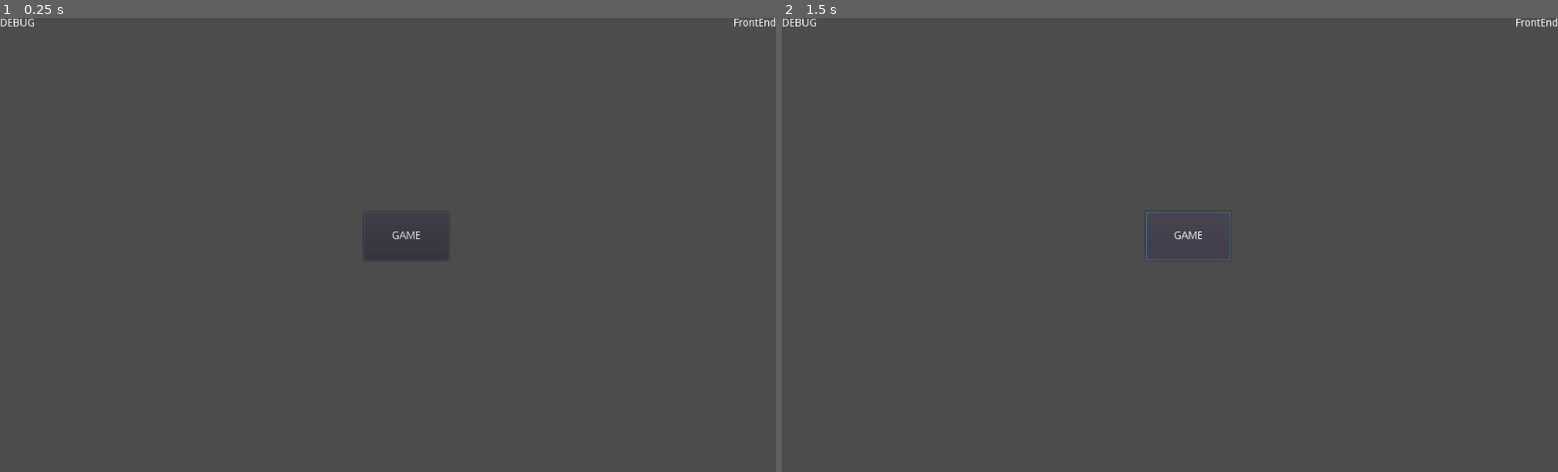
Above: before the commit, frames 1-2 (left to right).
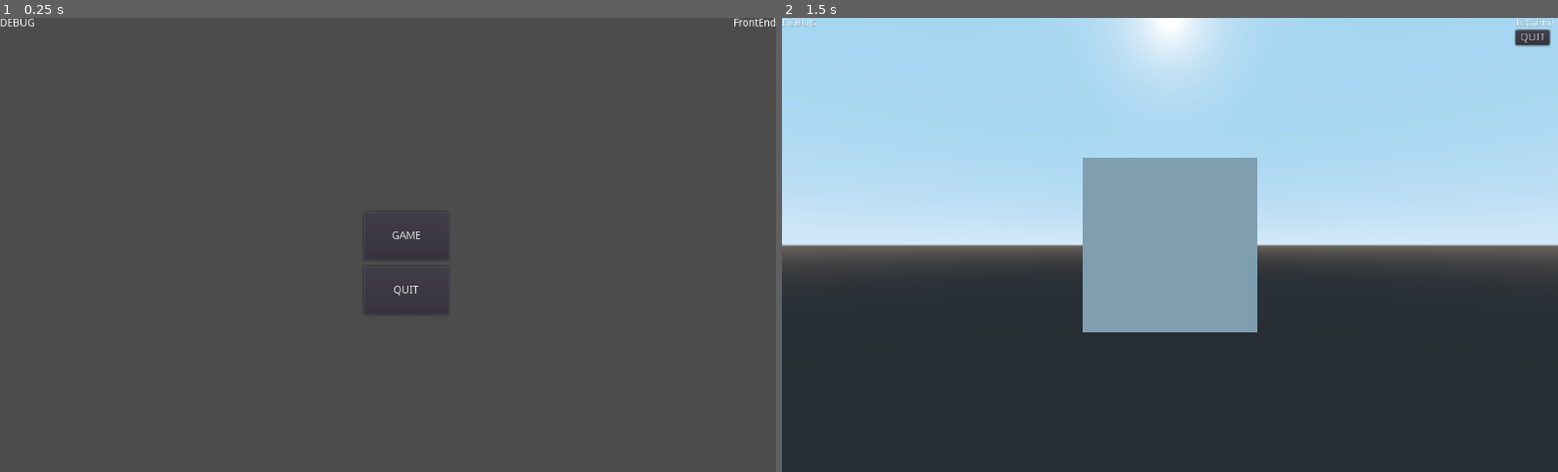
Above: after the commit, the same moments.

Repository: mslinklater/Spaceys_Godot_Edition
Game: Godot game, scene res://Scenes/boot.tscn
The game is run twice, just before and just after one commit, with the same random seed, the same clock (stepped at 60 frames per second) and the same inputs.
Inputs (mouse positions are in pixels of both pictures, inside the frame that each line leads up to):
- Up to frame 1 (0.25 s): no input
- Up to frame 2 (1.5 s): click "GAME" at 0.5 s; click (1185, 235) at 1.25 s, where only the run before the commit has a clickable "GAME"

The runs differ from the first frame. In frame 1, less than 0.1% of the frame differs, in the area x 47-58%, y 58-66%; in frame 2, 95%, in the area x 0-100%, y 0-100%.

Commit message:
Simple flow

Diff:
--- a/Scenes/frontend.tscn
+++ b/Scenes/frontend.tscn
@@ -20,4 +20,20 @@
 margin_top = 256.0
 margin_right = 592.0
 margin_bottom = 320.0
+rect_pivot_offset = Vector2( 56, 64 )
 text = "GAME"
+
+[node name="QuitButton" type="Button" parent="."]
+anchor_left = 0.5
+anchor_top = 0.5
+anchor_right = 0.5
+anchor_bottom = 0.5
+margin_left = 480.0
+margin_top = 328.0
+margin_right = 592.0
+margin_bottom = 392.0
+rect_pivot_offset = Vector2( 56, 64 )
+text = "QUIT"
+
+[connection signal="pressed" from="LaunchGameButton" to="." method="_on_LaunchGameButton_pressed"]
+[connection signal="pressed" from="QuitButton" to="." method="_on_QuitButton_pressed"]
--- a/Scenes/game.tscn
+++ b/Scenes/game.tscn
@@ -1,11 +1,32 @@
-[gd_scene format=2]
+[gd_scene load_steps=3 format=2]
 
-[node name="Spatial" type="Spatial"]
+[ext_resource path="res://Scripts/GameController.gd" type="Script" id=1]
+
+[sub_resource type="CubeMesh" id=1]
+
+[node name="GameRoot" type="Spatial"]
+script = ExtResource( 1 )
 
 [node name="Node2D" type="Node2D" parent="."]
 
 [node name="Label" type="Label" parent="Node2D"]
 margin_left = 968.0
-margin_right = 1008.0
+margin_right = 1019.0
 margin_bottom = 14.0
 text = "InGame"
+
+[node name="QuitButton" type="Button" parent="Node2D"]
+margin_left = 968.0
+margin_top = 16.0
+margin_right = 1013.0
+margin_bottom = 36.0
+text = "QUIT"
+
+[node name="Camera" type="Camera" parent="."]
+transform = Transform( 1, 0, 0, 0, 1, 0, 0, 0, 1, 0, 0, 4.71752 )
+
+[node name="MeshInstance" type="MeshInstance" parent="."]
+mesh = SubResource( 1 )
+material/0 = null
+
+[connection signal="pressed" from="Node2D/QuitButton" to="." method="_on_QuitButton_pressed"]
--- a/Scripts/BootSceneController.gd
+++ b/Scripts/BootSceneController.gd
@@ -19,10 +19,10 @@
 	# debug UI
 	if OS.is_debug_build():
 		# add debug scene to root
-		add_child(debug_scene.instance())
+		RootController.enable_debug_scene()
 
-	# front end
-	add_child(front_end_scene.instance())
+	# all boot logic done, now enter front end
+	RootController.enter_front_end()
 
-func _process(delta):
+func _process(_delta):
 	pass
--- a/Scripts/FrontEndController.gd
+++ b/Scripts/FrontEndController.gd
@@ -1,8 +1,13 @@
 extends Node2D
-
 
 func _ready():
 	pass
 
-func _process(delta):
+func _process(_delta):
 	pass
+
+func _on_LaunchGameButton_pressed():
+	RootController.enter_game()
+
+func _on_QuitButton_pressed():
+	pass # Replace with function body.
--- /dev/null
+++ b/Scripts/GameController.gd
@@ -0,0 +1,18 @@
+extends Spatial
+
+func _enter_tree():
+	print("Game_enter_tree()")
+
+func _exit_tree():
+	print("Game_exit_tree()")
+
+func _init():
+	print("Game_init()")
+
+func _ready():
+	pass # Replace with function body.
+
+# UI responders
+
+func _on_QuitButton_pressed():
+	RootController.enter_front_end()
--- a/Scripts/RootController.gd
+++ b/Scripts/RootController.gd
@@ -1,9 +1,45 @@
 extends Node
 
+# Setting these here since they are visible in the root scene
+var debug_scene: PackedScene
+var front_end_scene: PackedScene
+var game_scene: PackedScene
 
+enum Phase {BOOT, FRONT_END, LOADING, GAME }
+var current_phase = Phase.BOOT
+var desired_phase = Phase.BOOT
 
 func _ready():
-	pass
+	print("Root_ready")
+	var boot_scene = get_tree().get_root().find_node("BootSceneRoot", true, false)
+	assert(boot_scene)
+	debug_scene = boot_scene.debug_scene
+	front_end_scene = boot_scene.front_end_scene
+	game_scene = boot_scene.game_scene
 
-func _process(delta):
-	pass
+func _process(_delta):
+	if(desired_phase != current_phase):
+		match desired_phase:
+			Phase.FRONT_END:
+				add_child(front_end_scene.instance())
+				var game_node = find_node("GameRoot", true, false)
+				if game_node:
+					game_node.free()
+			Phase.GAME:
+				add_child(game_scene.instance())
+				var front_end_node = find_node("FrontEndRoot", true, false)
+				if front_end_node:
+					front_end_node.free()
+		current_phase = desired_phase
+
+func enable_debug_scene():
+	print("Root enable_debug_scene")
+	add_child(debug_scene.instance())
+
+func enter_front_end():
+	print("Root enter_front_end")
+	desired_phase = Phase.FRONT_END
+
+func enter_game():
+	print("Root enter_game")
+	desired_phase = Phase.GAME
